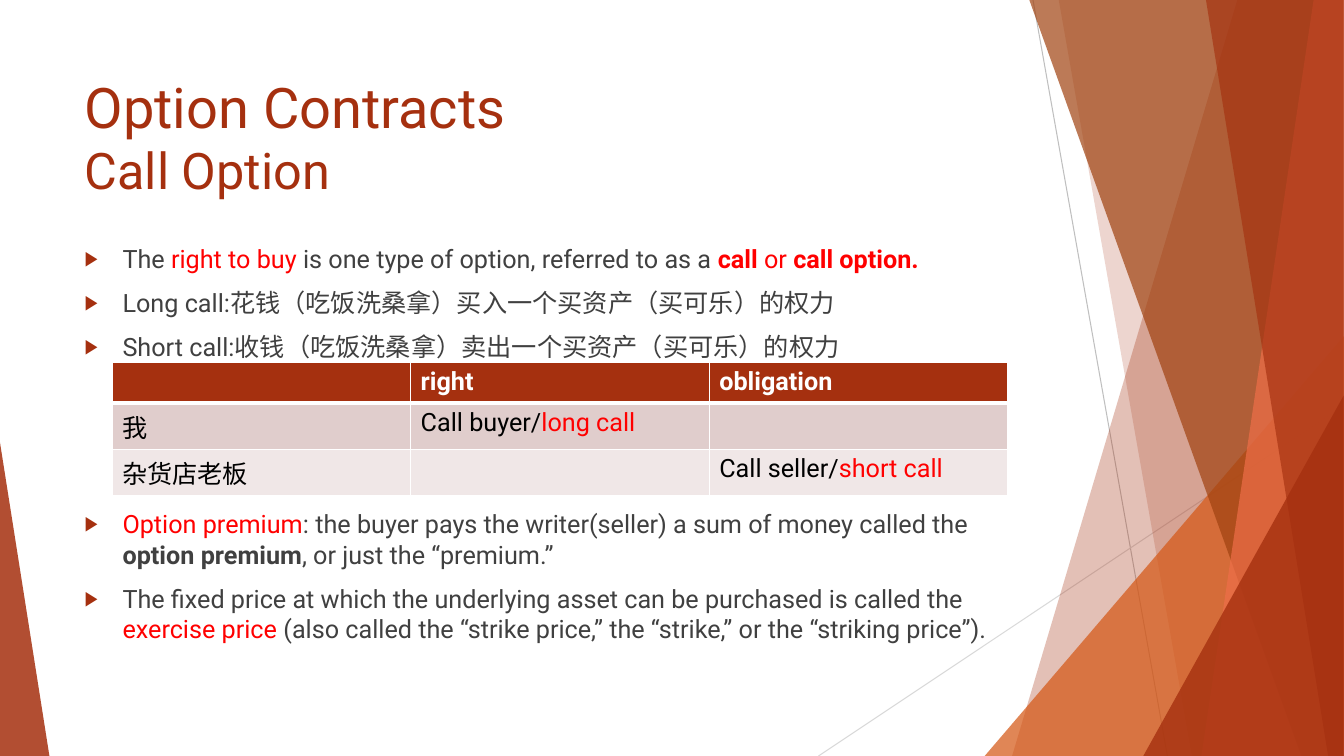
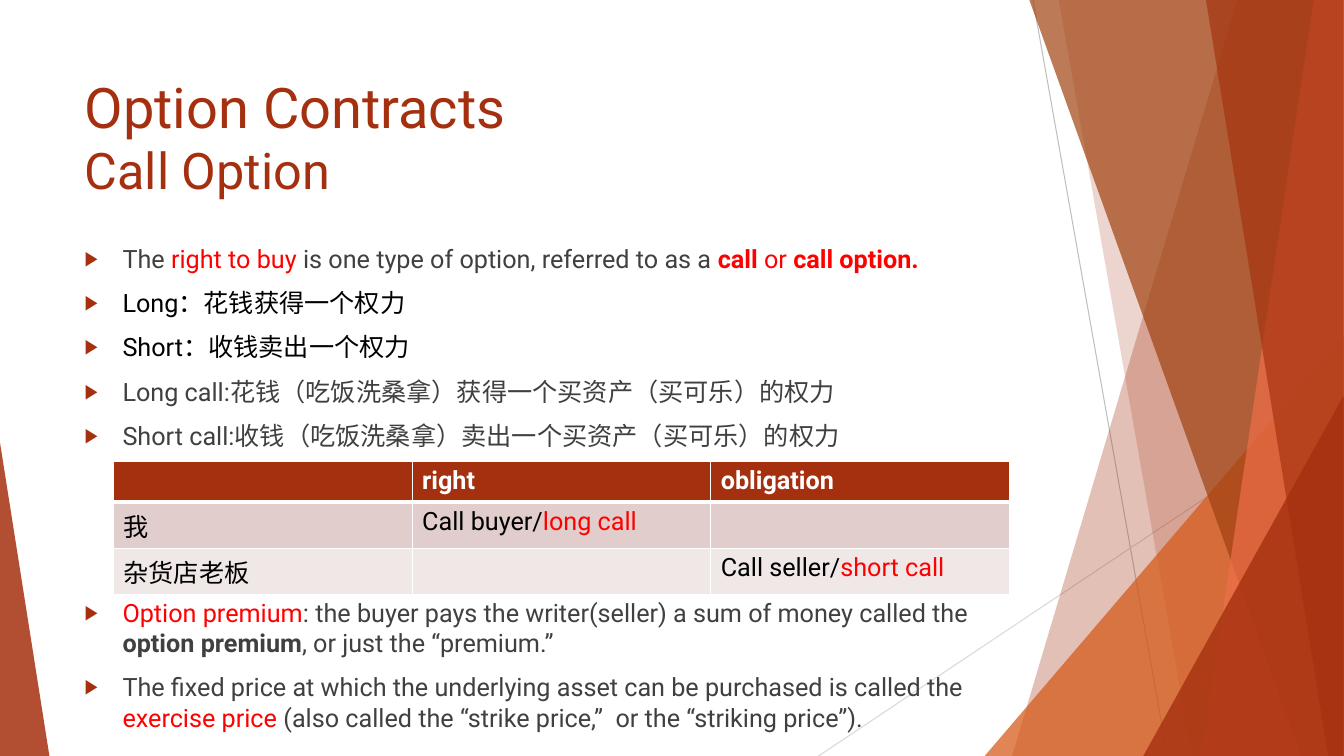
Before and after one commit to Isco0530/data, a slide deck: slide 24 of Reading 45.pptx. Drawn at 1344x756 pixels with LibreOffice and Linux fonts; fonts in the diff are those of the drawing. Boxes give left, top, right and bottom in pixels: in the first picture for what was removed or moved away, otherwise in the second. Text is boxed around its words. In the diff, an @@ line names an element or a change of style, - is before the commit and + after.

```diff
--- a/Reading 45.pptx
+++ b/Reading 45.pptx
@@ text at (123,290,835,407): text changed @@
-▶ Long call:花钱（吃饭洗桑拿）买入一个买资产（买可乐）的权力
+▶ Long：花钱获得一个权力
+▶ Short：收钱卖出一个权力
+▶ Long call:花钱（吃饭洗桑拿）获得一个买资产（买可乐）的权力
@@ table: place and size @@
-table at (112,362,1007,489)
+table at (114,461,1009,588)
@@ text at (123,677,962,733): text changed @@
-▶ The fixed price at which the underlying asset can be purchased is called the exercise price (also called the “strike price,” the “strike,” or the “striking price”).
+▶ The fixed price at which the underlying asset can be purchased is called the exercise price (also called the “strike price,” or the “striking price”).
```
Also in this commit, not shown: 9 other slides changed.
